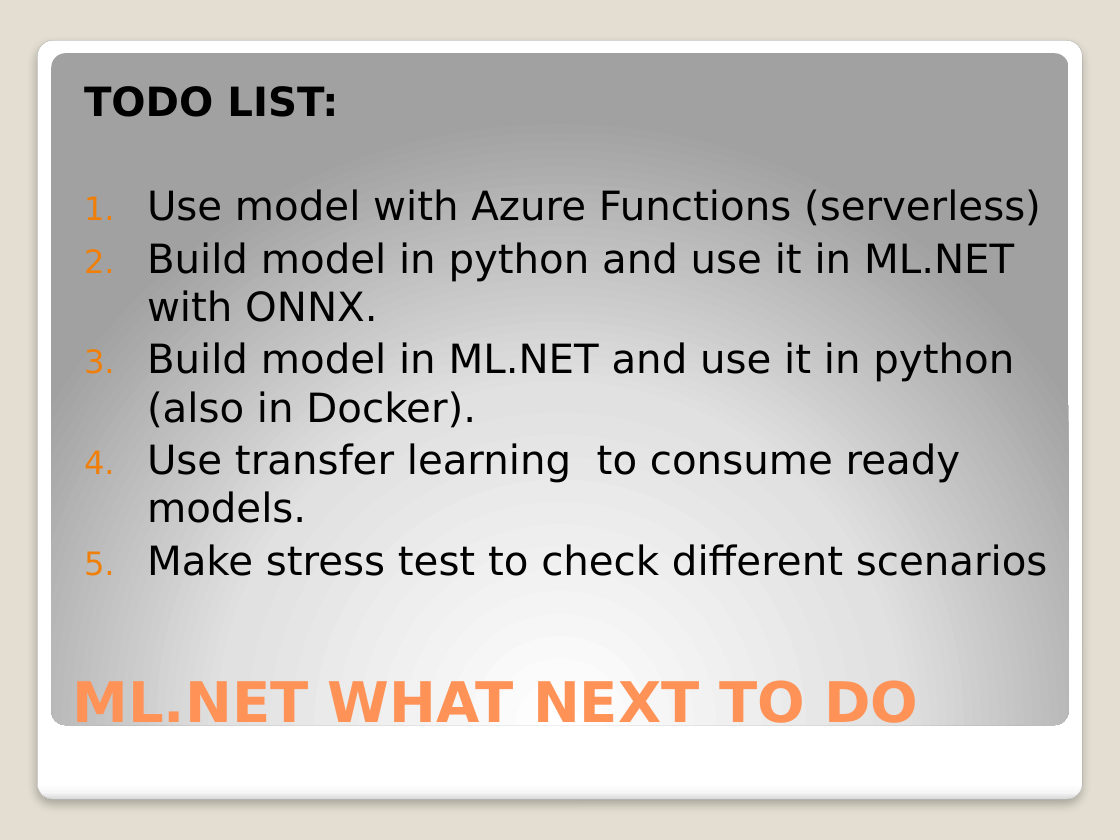
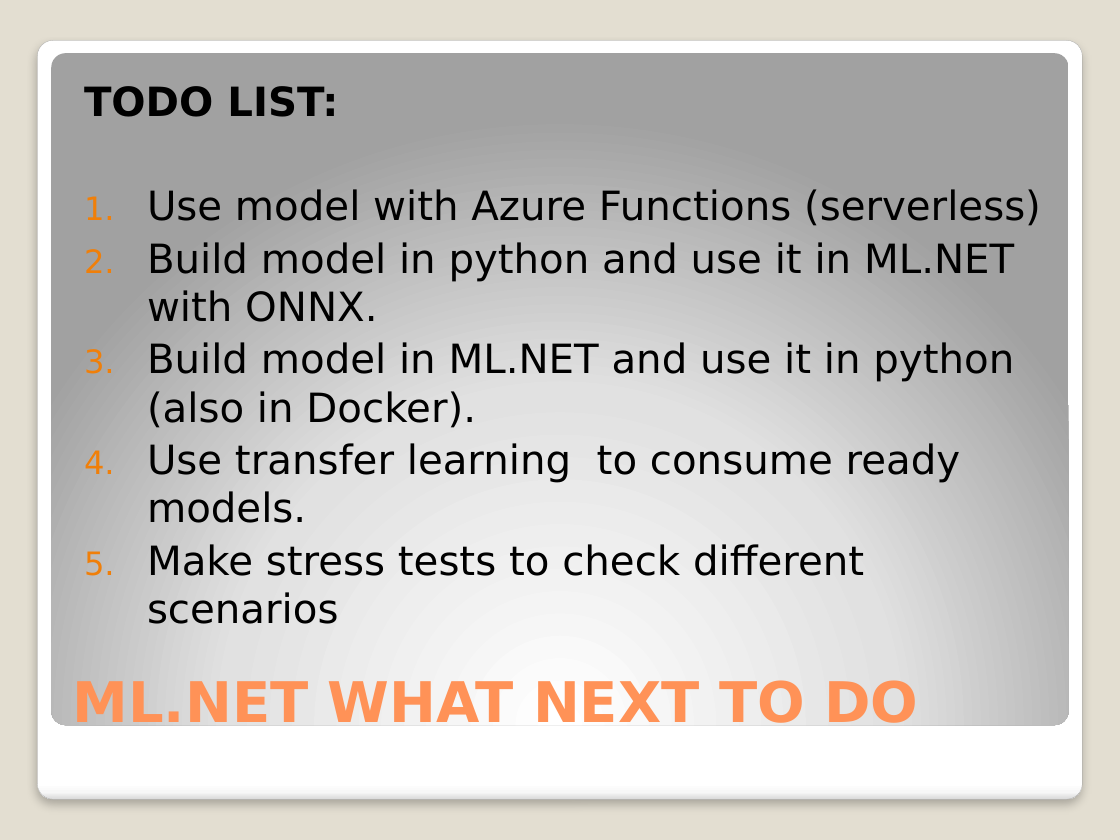
Before and after one commit to djkormo/mlnet-cli, a slide deck: slide 44 of presentation/Machine learning in Azure without Python.pptx. Drawn at 1120x840 pixels with LibreOffice and Linux fonts; fonts in the diff are those of the drawing. Boxes give left, top, right and bottom in pixels: in the first picture for what was removed or moved away, otherwise in the second. Text is boxed around its words. In the diff, an @@ line names an element or a change of style, - is before the commit and + after.

Commit message:
next version of presentation/Machine learning in Azure without Python.pptx

```diff
--- a/presentation/Machine learning in Azure without Python.pptx
+++ b/presentation/Machine learning in Azure without Python.pptx
@@ text at bbox=[147, 544, 864, 624]: text changed @@
-5. Make stress test to check different scenarios
+5. Make stress tests to check different scenarios
```
Also in this commit, not shown: 10 other slides changed.
